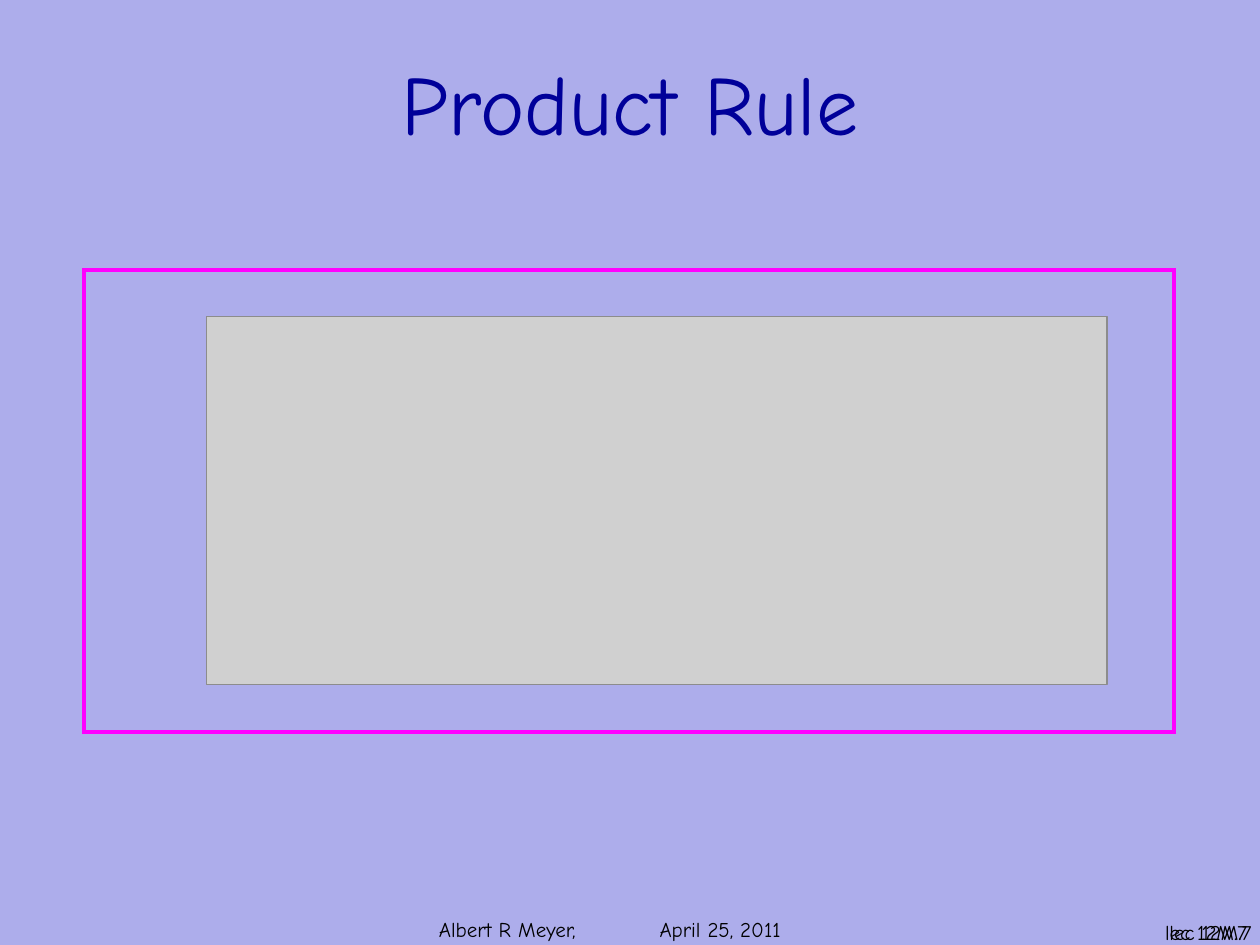
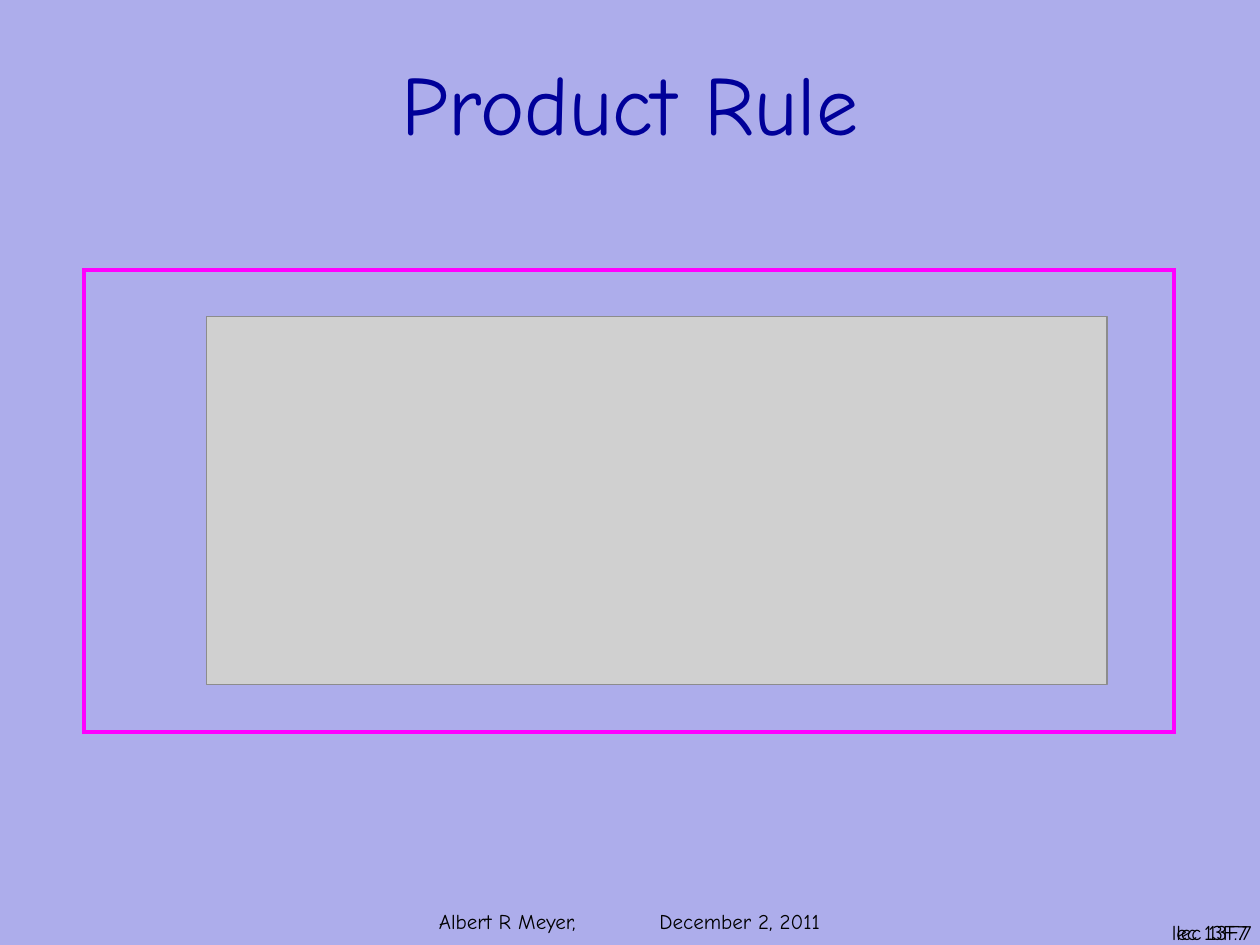
Before and after one commit to armeyer/mcs_web, a slide deck: slide 7 of fall11/slidesF11/slides13f.pptx. Drawn at 1260x945 pixels with LibreOffice and Linux fonts; fonts in the diff are those of the drawing; grey boxes stand for pictures; background and template pictures are left out. Boxes give left, top, right and bottom in pixels: in the first picture for what was removed or moved away, otherwise in the second. Text is boxed around its words. In the diff, an @@ line names an element or a change of style, - is before the commit and + after.

```diff
--- a/fall11/slidesF11/slides13f.pptx
+++ b/fall11/slidesF11/slides13f.pptx
@@ text at (x1=439, y1=914, x2=820, y2=933): text changed @@
-Albert R Meyer, April 25, 2011
+Albert R Meyer, December 2, 2011
@@ page number at (x1=1172, y1=925, x2=1251, y2=940): text changed @@
-lec 12M.7
+lec 13F.7
@@ page number at (x1=1176, y1=925, x2=1247, y2=940): text changed @@
-lec 12M.7
+lec 13F.7
```
Also in this commit, not shown: 41 other slides changed, 7 other files.
